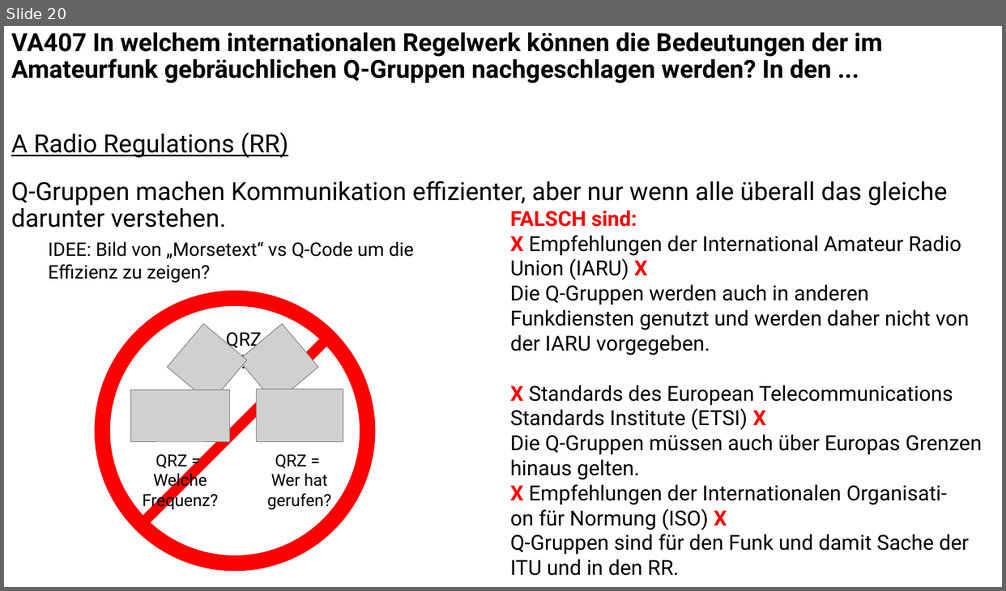
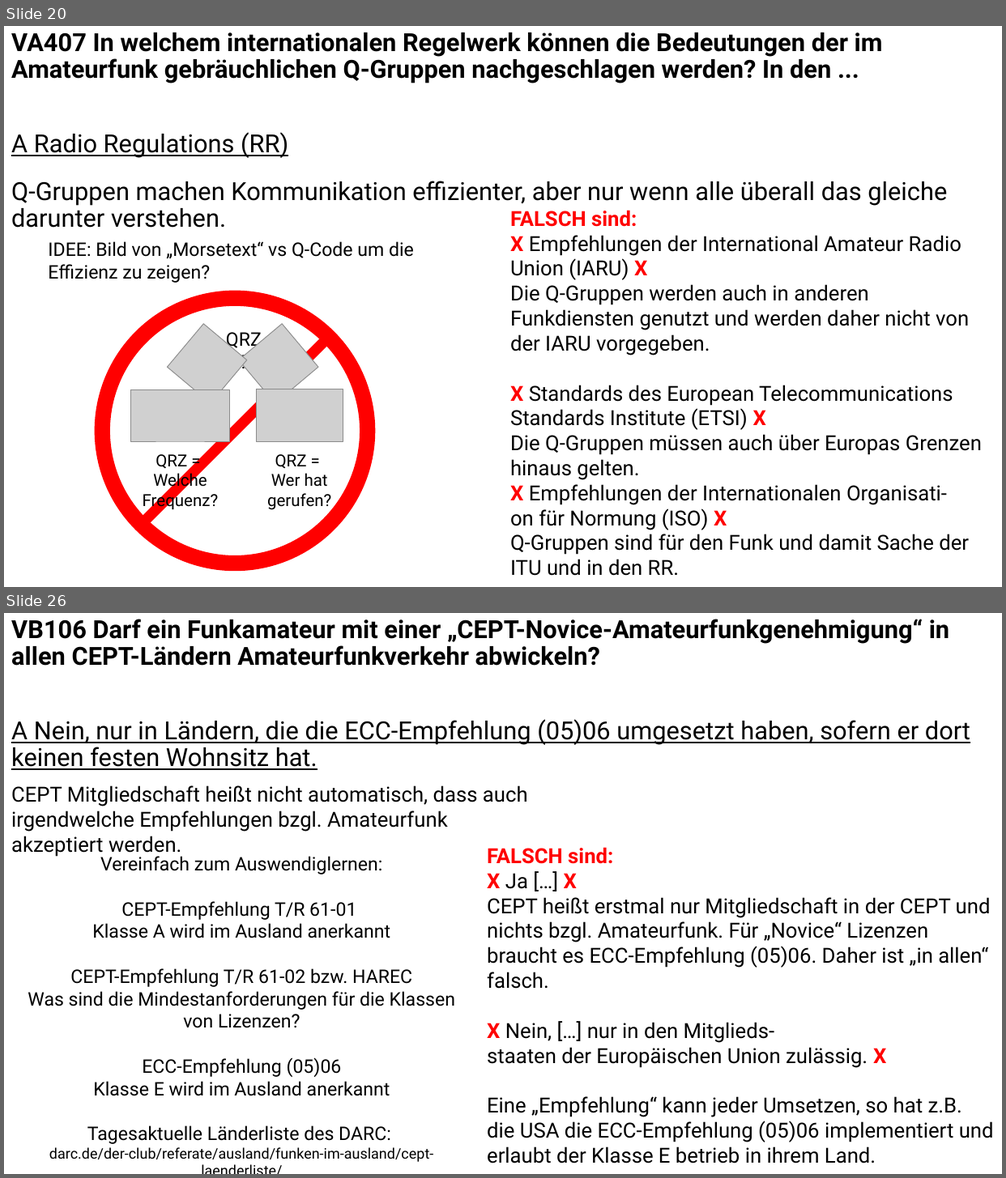
Before and after one commit to Nothinel/Lichtblicke_Amateurfunk, a slide deck: Kenntnisse_von_Vorschriften/Lichtblicke_Kenntnisse_von_Vorschriften.pptx. Shown one above the other, each under a label of ours: slide 20 before the commit, slides 20 and 26 after it; the slides between them are not shown. The pictures are 1006x591 and 1006x1178 pixels, drawn with LibreOffice and Linux fonts; fonts in the diff are those of the drawing; grey boxes stand for pictures. Boxes give left, top, right and bottom in pixels: in the first picture for what was removed or moved away, otherwise in the second. Text is boxed around its words. In the diff, an @@ line names an element or a change of style, - is before the commit and + after.

```diff
--- a/Kenntnisse_von_Vorschriften/Lichtblicke_Kenntnisse_von_Vorschriften.pptx
+++ b/Kenntnisse_von_Vorschriften/Lichtblicke_Kenntnisse_von_Vorschriften.pptx
@@ slide 26 added at [4, 613, 1002, 1174], background #FFFFFF @@
@@ text added at [11, 619, 970, 770], 24 pt, text #000000, bold @@
+VB106 Darf ein Funkamateur mit einer „CEPT-Novice-Amateurfunkgenehmigung“ in allen CEPT-Ländern Amateurfunkverkehr abwickeln?
+A Nein, nur in Ländern, die die ECC-Empfehlung (05)06 umgesetzt haben, sofern er dort keinen festen Wohnsitz hat.
@@ text added at [11, 786, 528, 857], 20 pt, text #000000 @@
+CEPT Mitgliedschaft heißt nicht automatisch, dass auch irgendwelche Empfehlungen bzgl. Amateurfunk akzeptiert werden.
@@ text added at [487, 847, 994, 1164], 20 pt, text #000000 @@
+FALSCH sind:
+X Ja […] X
+CEPT heißt erstmal nur Mitgliedschaft in der CEPT und nichts bzgl. Amateurfunk. Für „Novice“ Lizenzen braucht es ECC-Empfehlung (05)06. Daher ist „in allen“ falsch.
+X Nein, […] nur in den Mitglieds-
+staaten der Europäischen Union zulässig. X
+Eine „Empfehlung“ kann jeder Umsetzen, so hat z.B. die USA die ECC-Empfehlung (05)06 implementiert und erlaubt der Klasse E betrieb in ihrem Land.
@@ text added at [27, 856, 455, 1162], 18 pt, text #000000 @@
+Vereinfach zum Auswendiglernen:
+CEPT-Empfehlung T/R 61-01
+Klasse A wird im Ausland anerkannt
+CEPT-Empfehlung T/R 61-02 bzw. HAREC
+Was sind die Mindestanforderungen für die Klassen von Lizenzen?
+ECC-Empfehlung (05)06
+Klasse E wird im Ausland anerkannt
+Tagesaktuelle Länderliste des DARC:
+darc.de/der-club/referate/ausland/funken-im-ausland/cept-laenderliste/
```
Also in this commit, not shown: 1 slide changed, 10 other slides added, 2 other files.
